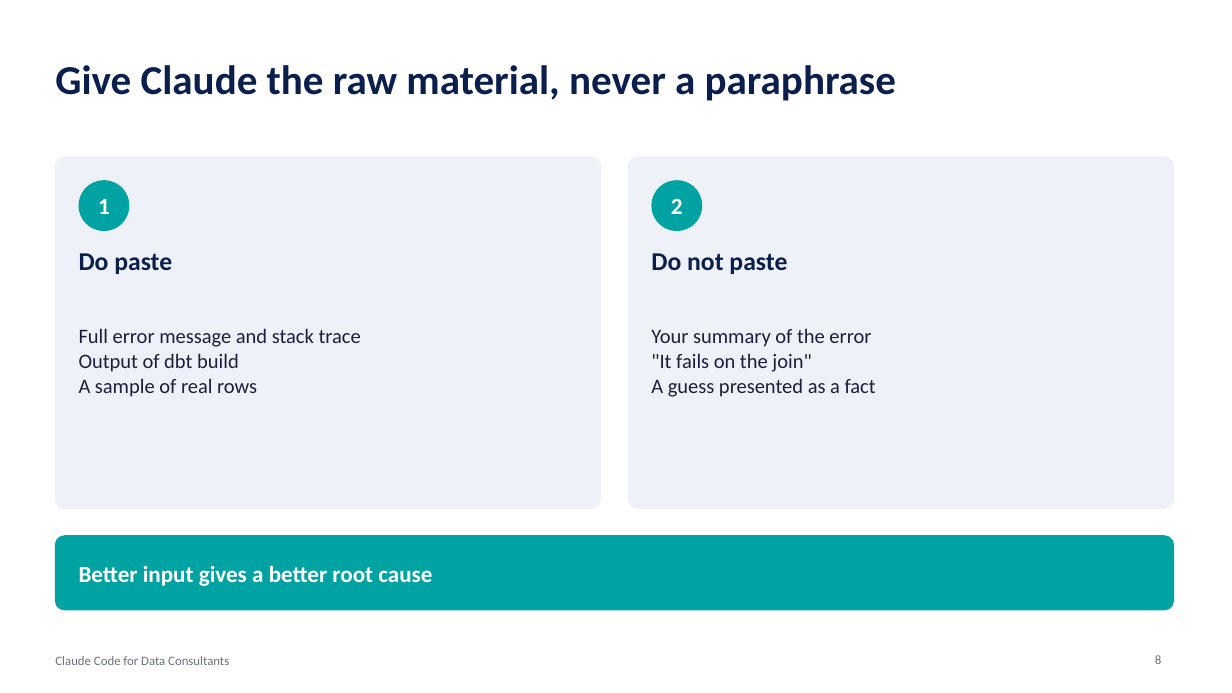
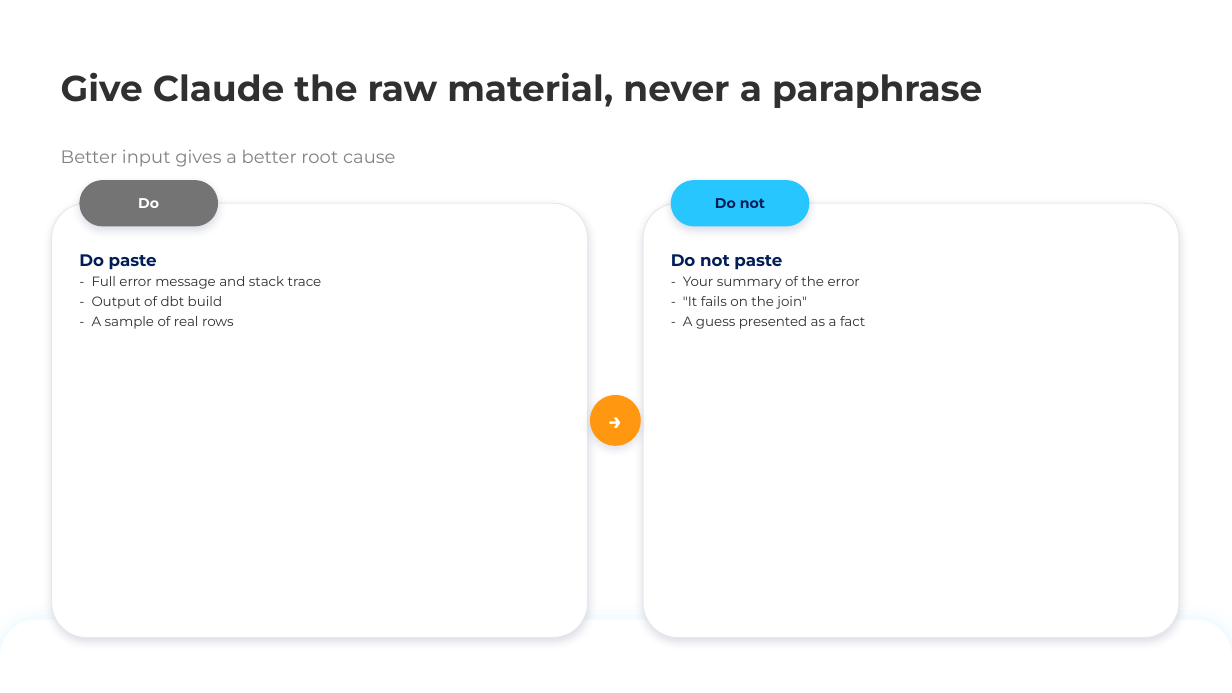
Before and after one commit to keyrus-formation/keyrus-claude-code-training, a slide deck: slide 8 of slides/3-testing-quality-integrations.pptx. Drawn at 1232x693 pixels with LibreOffice and Linux fonts; fonts in the diff are those of the drawing; background and template pictures are left out. Boxes give left, top, right and bottom in pixels: in the first picture for what was removed or moved away, otherwise in the second. Text is boxed around its words. In the diff, an @@ line names an element or a change of style, - is before the commit and + after.

```diff
--- a/slides/3-testing-quality-integrations.pptx
+++ b/slides/3-testing-quality-integrations.pptx
@@ title "Give Claude the raw material, ...": place and size @@
-title "Give Claude the raw material, ..." at [55,65,896,101]
+title "Give Claude the raw material, ..." at [61,72,982,108]
@@ title "Give Claude the raw material, ..." at [61,72,982,108]: size 32 to 28 pt, font Calibri to Montserrat, text colour #0B1F4D to #303030; line spacing 1 to 0.9; vertical alignment middle to bottom @@
@@ subtitle "Better input gives a better ...": place and size @@
-subtitle "Better input gives a better ..." at [79,565,432,586]
+subtitle "Better input gives a better ..." at [61,150,395,167]
@@ subtitle "Better input gives a better ..." at [61,150,395,167]: size 18 to 14 pt, font Calibri to Montserrat, text colour #FFFFFF to #828282, bold off; line spacing 1 to 0.9; more space between paragraphs; vertical alignment middle to bottom @@
@@ rounded rectangle at [52,203,588,638]: fill #EEF2F8 to #FFFFFF; outline #EEF2F8 1 pt to #E8E8E8 0.75 pt; shadow on; proportions changed @@
@@ rounded rectangle: place and size @@
-rounded rectangle at [55,157,601,508]
+rounded rectangle at [52,203,588,638]
@@ rounded rectangle "Do": place and size @@
-rounded rectangle "Do" at [79,253,172,274]
+rounded rectangle "Do" at [79,180,218,226]
@@ rounded rectangle "Do" at [79,180,218,226]: vertical alignment top to middle; fill none to #747474; shadow on @@
@@ ellipse removed at [79,180,129,231] @@
-1
@@ text in rounded rectangle at [138,198,159,208]: text changed; size 20 to 11 pt; font Calibri to Montserrat; text colour #0B1F4D to #FFFFFF @@
-Do paste
+Do
@@ rounded rectangle: place and size @@
-rounded rectangle at [628,157,1174,508]
+rounded rectangle at [643,203,1179,638]
@@ rounded rectangle at [643,203,1179,638]: fill #EEF2F8 to #FFFFFF; outline #EEF2F8 1 pt to #E8E8E8 0.75 pt; shadow on; proportions changed @@
@@ ellipse removed at [652,180,702,231] @@
-2
@@ rounded rectangle added at [671,180,810,226], fill #28C6FF, 11 pt, text #021E57, bold @@
+Do not
@@ text at [79,254,322,329]: text changed; size 16 to 10.5 pt; font Calibri to Montserrat; text colour #1B1F3B to #303030 @@
-Full error message and stack trace
-Output of dbt build
-A sample of real rows
+Do paste
+- Full error message and stack trace
+- Output of dbt build
+- A sample of real rows
@@ text removed at [651,253,787,274] @@
-Do not paste
@@ text at [671,254,865,329]: text changed; size 16 to 10.5 pt; font Calibri to Montserrat; text colour #1B1F3B to #303030 @@
-Your summary of the error
-"It fails on the join"
-A guess presented as a fact
+Do not paste
+- Your summary of the error
+- "It fails on the join"
+- A guess presented as a fact
@@ ellipse added at [590,396,640,446], fill #FF9810, 18 pt, text #FFFFFF, bold @@
+→
@@ rounded rectangle removed at [55,536,1174,610] @@
@@ round same rect added at [0,619,1232,693], fill #FFFFFF @@
@@ text removed at [55,656,229,665] @@
-Claude Code for Data Consultants
@@ page number removed at [1155,655,1161,664] @@
-8
```
Also in this commit, not shown: 27 other slides changed, 4 slides added, 3 slides removed, 7 other files.
